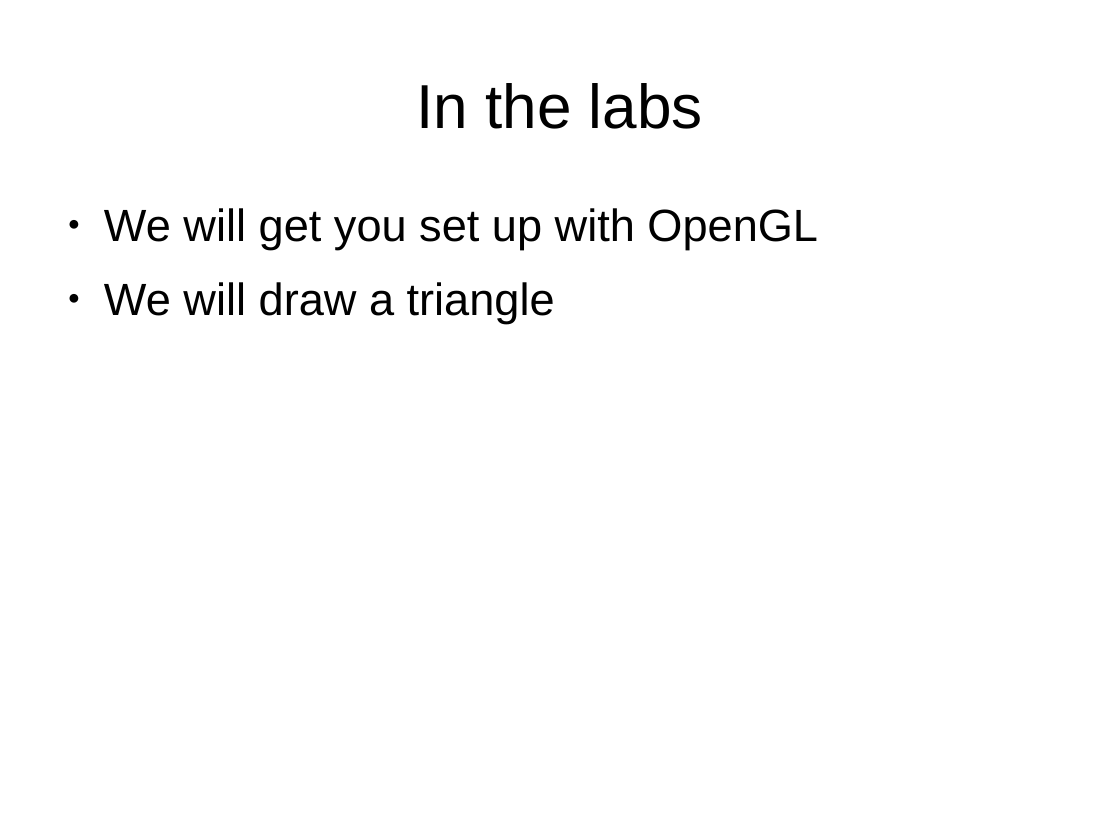
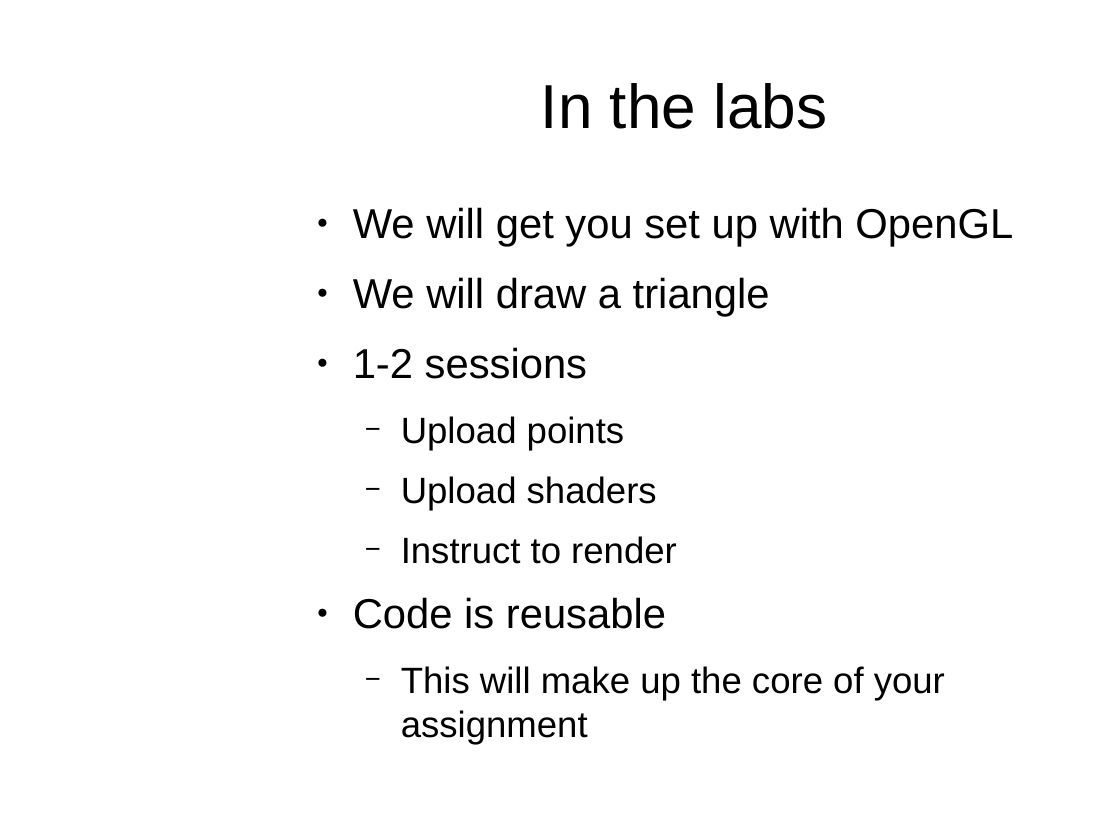
Before and after one commit to osen/creativelabs, a slide deck: slide 20 of 3dgp/3dgp-lec1.odp (slide 18 before the commit). Drawn at 1120x840 pixels with LibreOffice and Linux fonts; fonts in the diff are those of the drawing; background and template pictures are left out. Boxes give left, top, right and bottom in pixels: in the first picture for what was removed or moved away, otherwise in the second. Text is boxed around its words. In the diff, an @@ line names an element or a change of style, - is before the commit and + after.

```diff
--- a/3dgp/3dgp-lec1.odp
+++ b/3dgp/3dgp-lec1.odp
@@ title "In the labs": place and size @@
-title "In the labs" at (417, 83, 703, 129)
+title "In the labs" at (541, 83, 827, 129)
@@ text "We will get you set ...": place and size @@
-text "We will get you set ..." at (104, 208, 818, 324)
+text "We will get you set ..." at (353, 207, 1013, 700)
@@ text at (353, 207, 1013, 317): size 32 to 29.6 pt in "We will get you set up with ...", "We will draw a triangle" @@
@@ text at (353, 347, 945, 700): paragraphs added @@
+● 1-2 sessions
+  − Upload points
+  − Upload shaders
+  − Instruct to render
+● Code is reusable
+  − This will make up the core of your assignment
```
Also in this commit, not shown: 21 other slides changed, 3 slides added, 1 slide removed, 5 other files.
